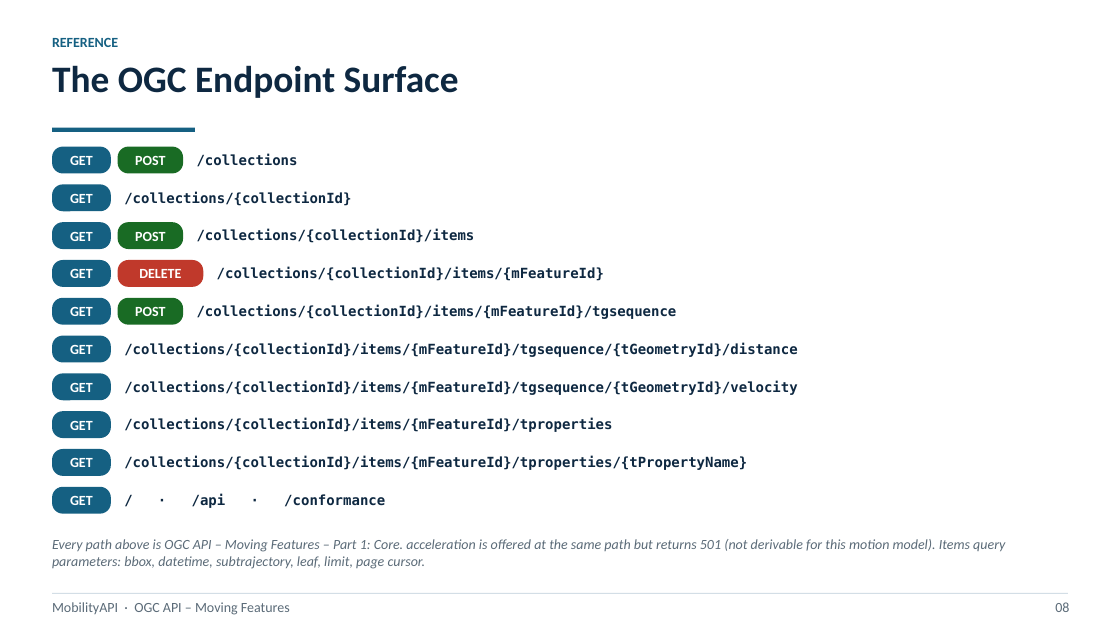
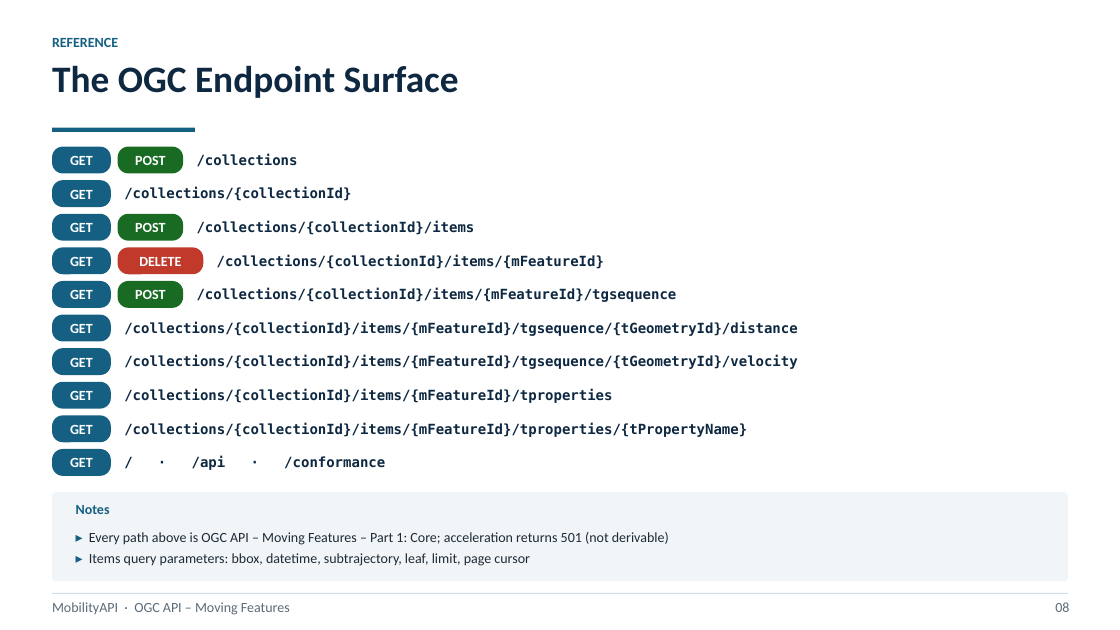
Before and after one commit to MobilityDB/MobilityAPI, a slide deck: slide 10 of MobilityAPIV5.pptx. Drawn at 1120x630 pixels with LibreOffice and Linux fonts; fonts in the diff are those of the drawing. Boxes give left, top, right and bottom in pixels: in the first picture for what was removed or moved away, otherwise in the second. Text is boxed around its words. In the diff, an @@ line names an element or a change of style, - is before the commit and + after.

```diff
--- a/MobilityAPIV5.pptx
+++ b/MobilityAPIV5.pptx
@@ text "/collections/{collectionId}": place and size @@
-text "/collections/{collectionId}" at [124, 191, 351, 206]
+text "/collections/{collectionId}" at [124, 187, 351, 201]
@@ 2 rounded rectangles, 1 text: place and size @@
-2 rounded rectangles, 1 text at [52, 223, 475, 250]
+2 rounded rectangles, 1 text at [52, 213, 475, 240]
@@ 4 rounded rectangles, 2 texts: place and size @@
-4 rounded rectangles, 2 texts at [52, 260, 677, 324]
+4 rounded rectangles, 2 texts at [52, 247, 677, 308]
@@ rounded rectangle "GET": place and size @@
-rounded rectangle "GET" at [52, 486, 111, 513]
+rounded rectangle "GET" at [52, 314, 111, 341]
@@ text "/collections/{collectionId}/items/{mFeatureId}/tgsequence/{t ...": place and size @@
-text "/collections/{collectionId}/items/{mFeatureId}/tgsequence/{t ..." at [124, 342, 797, 357]
+text "/collections/{collectionId}/items/{mFeatureId}/tgsequence/{t ..." at [124, 321, 797, 336]
@@ rounded rectangle "GET": place and size @@
-rounded rectangle "GET" at [52, 336, 111, 363]
+rounded rectangle "GET" at [52, 348, 111, 375]
@@ text "/collections/{collectionId}/items/{mFeatureId}/tgsequence/{t ...": place and size @@
-text "/collections/{collectionId}/items/{mFeatureId}/tgsequence/{t ..." at [124, 380, 797, 395]
+text "/collections/{collectionId}/items/{mFeatureId}/tgsequence/{t ..." at [124, 355, 797, 369]
@@ rounded rectangle "GET": place and size @@
-rounded rectangle "GET" at [52, 374, 111, 401]
+rounded rectangle "GET" at [52, 381, 111, 408]
@@ text "/collections/{collectionId}/items/{mFeatureId}/tproperties": place and size @@
-text "/collections/{collectionId}/items/{mFeatureId}/tproperties" at [124, 418, 612, 432]
+text "/collections/{collectionId}/items/{mFeatureId}/tproperties" at [124, 388, 612, 403]
@@ rounded rectangle "GET": place and size @@
-rounded rectangle "GET" at [52, 411, 111, 438]
+rounded rectangle "GET" at [52, 416, 111, 443]
@@ text "/collections/{collectionId}/items/{mFeatureId}/tproperties/{ ...": place and size @@
-text "/collections/{collectionId}/items/{mFeatureId}/tproperties/{ ..." at [124, 456, 747, 470]
+text "/collections/{collectionId}/items/{mFeatureId}/tproperties/{ ..." at [124, 422, 747, 437]
@@ text "/ · /api · /conformance": place and size @@
-text "/ · /api · /conformance" at [192, 493, 385, 508]
+text "/ · /api · /conformance" at [192, 456, 385, 470]
@@ rounded rectangle added at [52, 492, 1068, 581], fill #F1F5F8 @@
@@ text added at [76, 505, 110, 514], 12 pt, text #156082, bold @@
+Notes
@@ text at [89, 532, 669, 566]: text changed; text colour #5B6B78 to #1E2B36; italic off @@
-Every path above is OGC API – Moving Features – Part 1: Core. acceleration is offered at the same path but returns 501 (not derivable for this motion model). Items query parameters: bbox, datetime, subtrajectory, leaf, limit, page cursor.
+▸ Every path above is OGC API – Moving Features – Part 1: Core; acceleration returns 501 (not derivable)
+▸ Items query parameters: bbox, datetime, subtrajectory, leaf, limit, page cursor
```
Also in this commit, not shown: 3 other slides changed, 1 other file.
